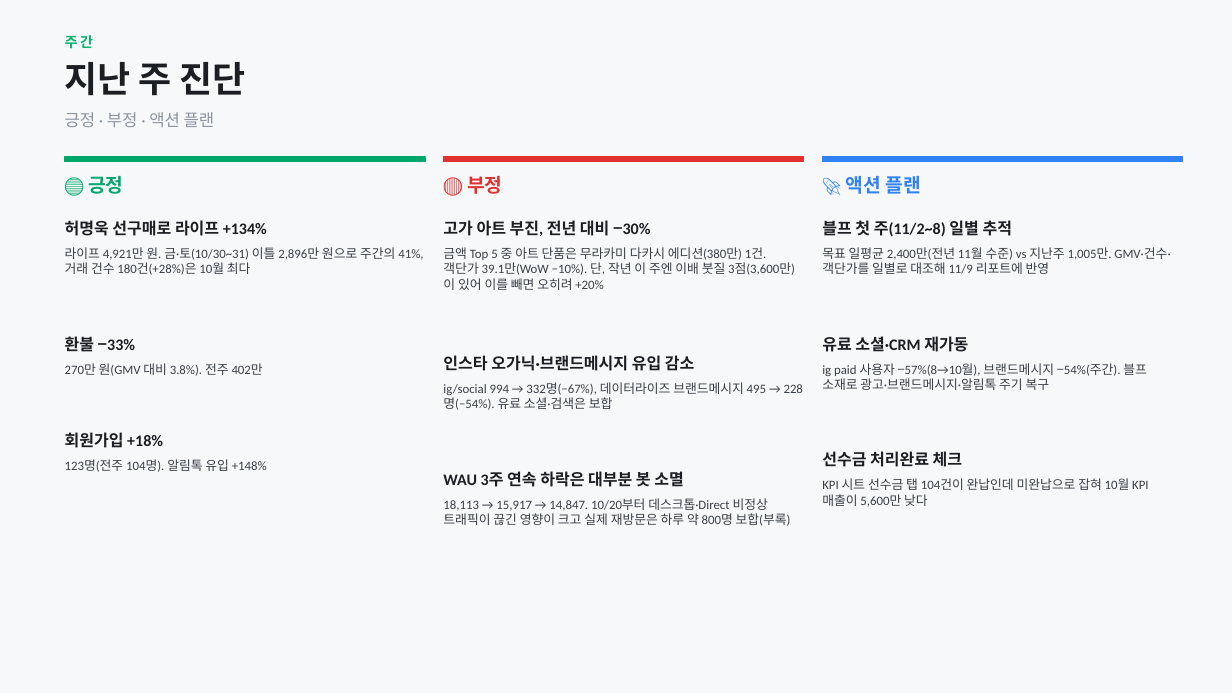
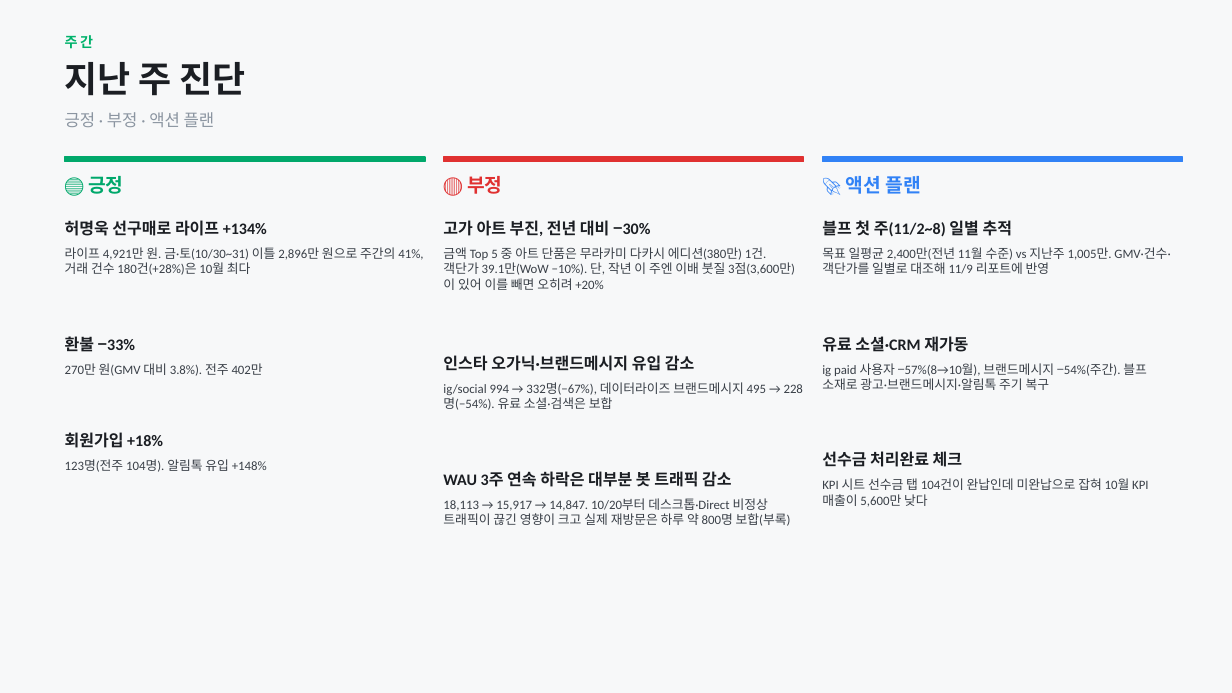
Before and after one commit to Su-pbg/dashboard, a slide deck: slide 8 of PBG_성과공유_2026-11-02.pptx. Drawn at 1232x693 pixels with LibreOffice and Linux fonts; fonts in the diff are those of the drawing. Boxes give left, top, right and bottom in pixels: in the first picture for what was removed or moved away, otherwise in the second. Text is boxed around its words. In the diff, an @@ line names an element or a change of style, - is before the commit and + after.

```diff
--- a/PBG_성과공유_2026-11-02.pptx
+++ b/PBG_성과공유_2026-11-02.pptx
@@ text at (443, 471, 731, 487): text changed @@
-WAU 3주 연속 하락은 대부분 봇 소멸
+WAU 3주 연속 하락은 대부분 봇 트래픽 감소
```
Also in this commit, not shown: 1 other slide changed.
